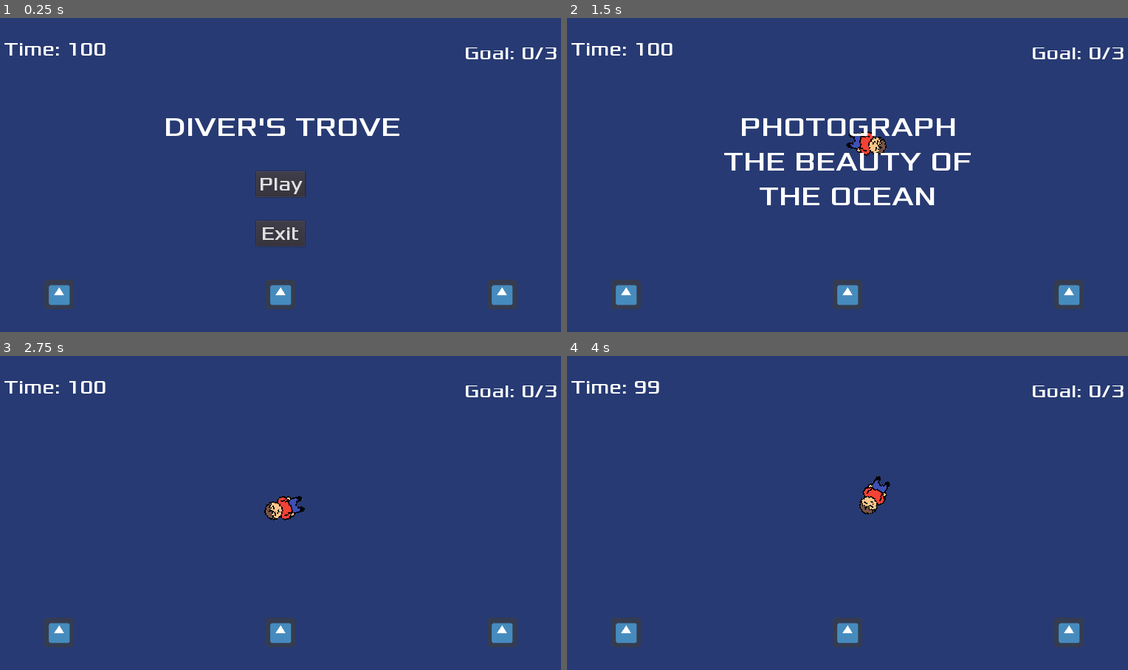
Above: before the commit, frames 1-4 (two rows, left to right).
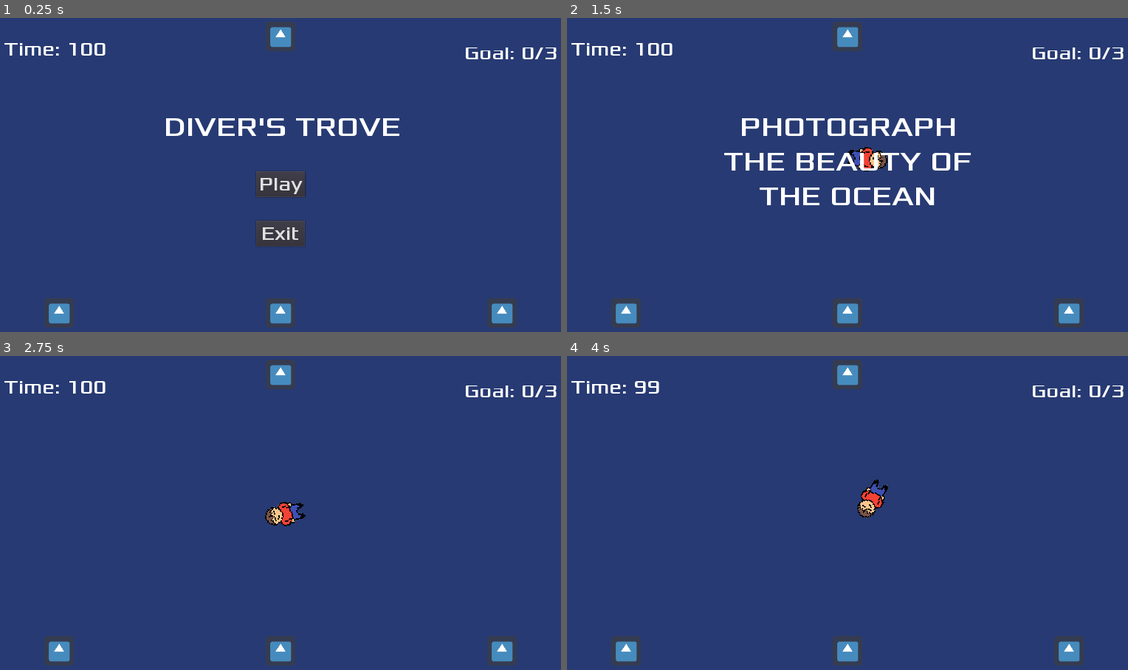
Above: after the commit, the same moments.

Repository: AlgionSan/GJ-Demo-2.0
Game: Godot game, scene res://scenes/Main.tscn
The game is run twice, just before and just after one commit, with the same random seed, the same clock (stepped at 60 frames per second) and the same inputs. The engine's default icon, where the game draws it, is replaced by a stand-in: a white triangle on a blue panel in a dark square.
Inputs (mouse positions are in pixels of both pictures, inside the frame that each line leads up to):
- Up to frame 1 (0.25 s): no input
- Up to frame 2 (1.5 s): click "Play" at 0.5 s; move the mouse to (976, 168) at 1.27 s; tap E (interact) at 1.35 s
- Up to frame 3 (2.75 s): move the mouse to (162, 538) at 2.02 s; tap E (interact) at 2.1 s
- Up to frame 4 (4 s): move the mouse to (909, 450) at 2.77 s; tap E (interact) at 2.85, 3.6 s; move the mouse to (819, 588) at 3.52 s

The runs differ from the first frame. In frame 1, 2.7% of the frame differs, in the area x 7-93%, y 1-99%; in frame 2, 3.3%; in frame 3, 3.1%; in frame 4, 3.0%.

Commit message:
return_to_ship works
only end game when oplayer returns to ship before oxygen runs out.. if player treturns wtih 0 goals lose

Diff:
--- a/scenes/Main.tscn
+++ b/scenes/Main.tscn
@@ -14,7 +14,7 @@
 color = Color( 0.156863, 0.231373, 0.454902, 1 )
 
 [node name="Player" parent="." instance=ExtResource( 1 )]
-position = Vector2( 640, 120 )
+position = Vector2( 640, 160 )
 
 [node name="HUD" parent="." instance=ExtResource( 3 )]
 
@@ -23,30 +23,37 @@
 one_shot = true
 
 [node name="StartPosition" type="Position2D" parent="."]
-position = Vector2( 640, 120 )
+position = Vector2( 640, 160 )
 __meta__ = {
 "_gizmo_extents_": 22.4
 }
 
 [node name="Interactable" parent="." instance=ExtResource( 4 )]
-position = Vector2( 1120, 600 )
+position = Vector2( 1120, 640 )
 interact_label = "Press 'E' To Photograph"
 interact_type = "photograph_goal"
 interact_value = "You Found A Crab Lantern!"
 
 [node name="Interactable2" parent="." instance=ExtResource( 4 )]
-position = Vector2( 640, 600 )
+position = Vector2( 640, 640 )
 interact_label = "Press 'E' To Photograph"
 interact_type = "photograph_goal"
 interact_value = "You Found Glowing Corals"
 
 [node name="Interactable3" parent="." instance=ExtResource( 4 )]
-position = Vector2( 160, 600 )
+position = Vector2( 160, 640 )
 interact_label = "Press 'E' To Photograph"
 interact_type = "photograph_goal"
 interact_value = "You Found A Fossil!"
 
+[node name="Interactable4" parent="." instance=ExtResource( 4 )]
+position = Vector2( 640, 40 )
+interact_label = "Press 'E\" Return To Ship"
+interact_type = "return_to_ship"
+interact_value = "You Return To Ship"
+
 [connection signal="game_new_game" from="." to="Player" method="_on_Main_game_new_game"]
 [connection signal="game_not_running" from="." to="Player" method="_on_Main_game_not_running"]
 [connection signal="photograph" from="Player" to="." method="_on_Player_photograph"]
+[connection signal="return_ship" from="Player" to="." method="_on_Player_return_ship"]
 [connection signal="start_game" from="HUD" to="." method="new_game"]
--- a/scenes/Player.tscn
+++ b/scenes/Player.tscn
@@ -49,7 +49,7 @@
 margin_right = 75.5
 margin_bottom = -35.0
 custom_fonts/font = SubResource( 3 )
-text = "Press 'F' To Photograph"
+text = "Press 'E' To Photograph"
 align = 1
 valign = 1
 autowrap = true
--- a/scripts/Main.gd
+++ b/scripts/Main.gd
@@ -52,12 +52,18 @@
 
 
 
-
+func end_game(goal):
+	if goal == 3:
+		game_win()
+	else:
+		game_over()
 
 
 
 func _on_Player_photograph(goal):
 	$HUD.update_goal(goal)
 
-	if goal == 3:
-		game_win()
+
+
+func _on_Player_return_ship(goal):
+	end_game(goal) # Replace with function body.
--- a/scripts/Player.gd
+++ b/scripts/Player.gd
@@ -1,6 +1,7 @@
 extends Area2D
 
 signal photograph
+signal return_ship
 
 
 var speed = 200
@@ -76,6 +77,8 @@
 		match cur_interaction.interact_type:
 			"photograph_goal":
 				handle_photograph_goal(cur_interaction)
+			"return_to_ship":
+				return_to_ship()
 
 func photograph_marine_life():
 	if marineLifeCount < maxMarineLife:
@@ -96,7 +99,8 @@
 		photograph_marine_life()
 		photographed_objects.append(cur_interaction.interact_value)
 
-
+func return_to_ship():
+	emit_signal("return_ship", marineLifeCount)
 
 func _on_Main_game_not_running():
 	set_process(false)
